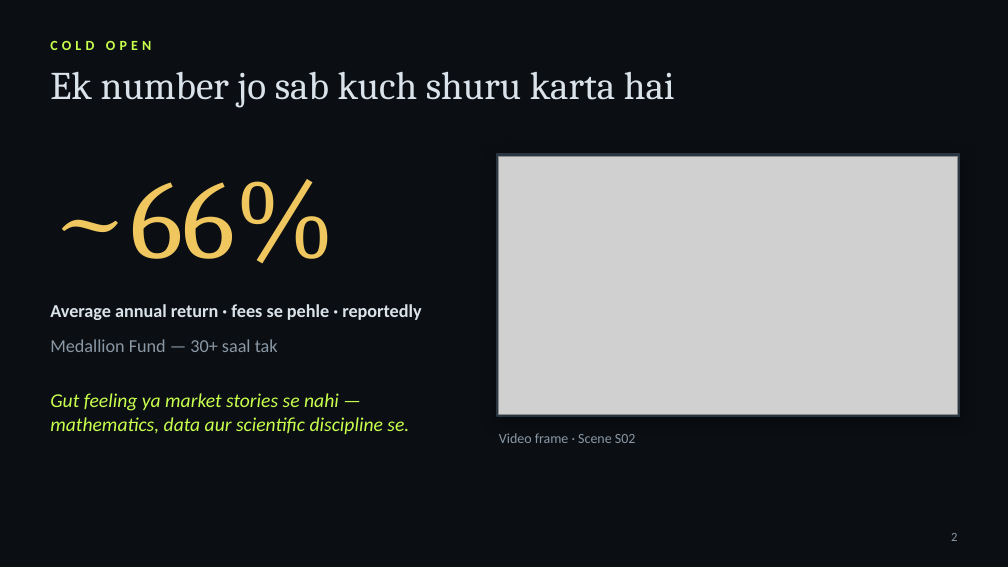
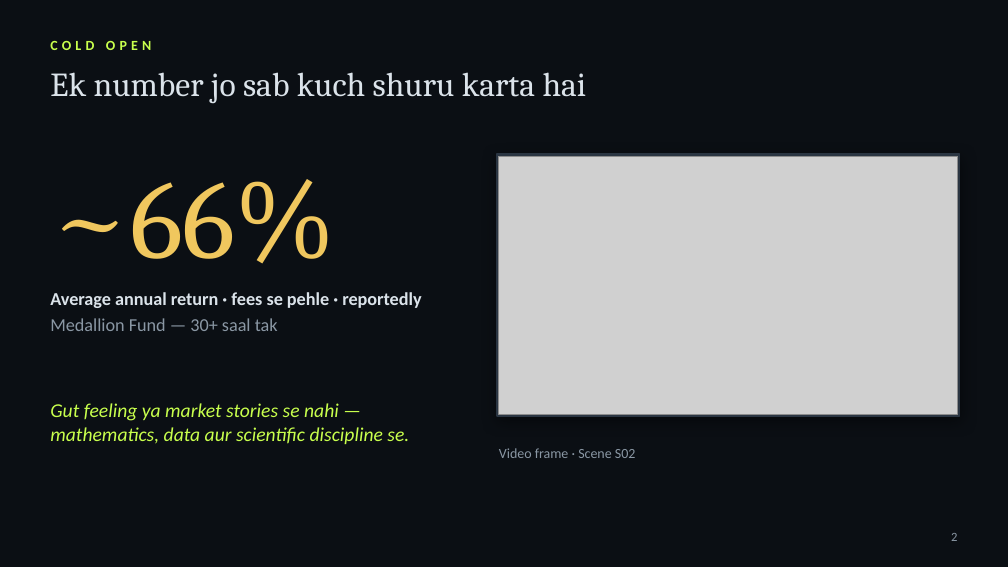
Before and after one commit to kashishchoudhary218-bot/nomi-trades-app, a slide deck: slide 2 of video/jim-simons-documentary/deck/The-Mathematicians-Edge-Hinglish.pptx. Drawn at 1008x567 pixels with LibreOffice and Linux fonts; fonts in the diff are those of the drawing; grey boxes stand for pictures. Boxes give left, top, right and bottom in pixels: in the first picture for what was removed or moved away, otherwise in the second. Text is boxed around its words. In the diff, an @@ line names an element or a change of style, - is before the commit and + after.

```diff
--- a/video/jim-simons-documentary/deck/The-Mathematicians-Edge-Hinglish.pptx
+++ b/video/jim-simons-documentary/deck/The-Mathematicians-Edge-Hinglish.pptx
@@ text "Ek number jo sab kuch ..." at [50, 72, 587, 104]: size 28 to 24 pt @@
@@ text "Average annual return · fees ..." at [50, 292, 421, 331]: vertical alignment middle to top @@
@@ text at [50, 292, 421, 308]: more space between paragraphs @@
@@ text at [50, 318, 278, 331]: paragraph added @@
+Medallion Fund — 30+ saal tak
@@ text removed at [50, 339, 278, 352] @@
-Medallion Fund — 30+ saal tak
@@ text "Gut feeling ya market stories ...": place and size @@
-text "Gut feeling ya market stories ..." at [50, 393, 409, 434]
+text "Gut feeling ya market stories ..." at [50, 403, 409, 444]
@@ text "Video frame · Scene S02": place and size @@
-text "Video frame · Scene S02" at [499, 433, 636, 443]
+text "Video frame · Scene S02" at [499, 448, 636, 458]
@@ text "Video frame · Scene S02" at [499, 448, 636, 458]: vertical alignment middle to top @@
```
Also in this commit, not shown: 20 other slides changed, 3 other files.
